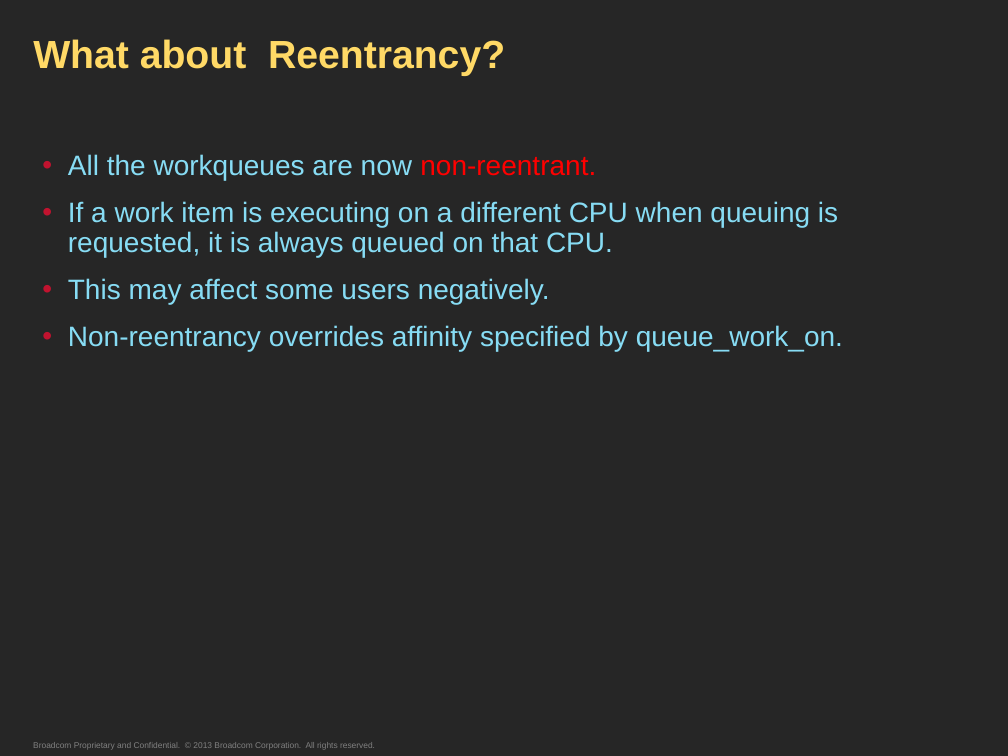
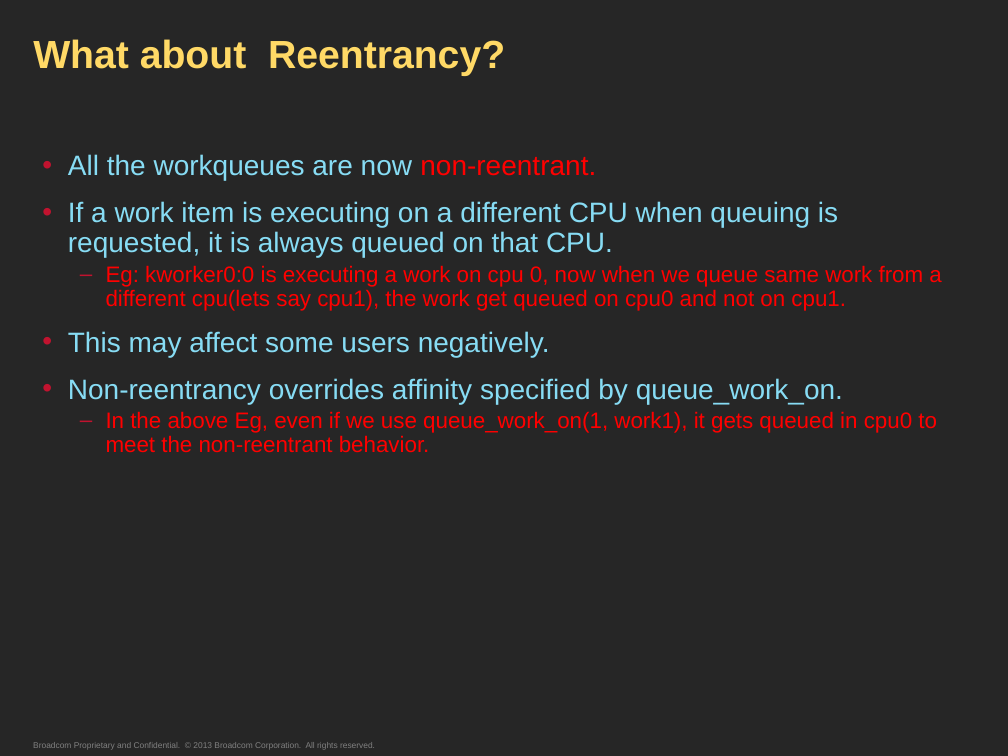
Before and after one commit to getarunks/ppts_n_notes, a slide deck: slide 16 of Kernel_WQs.pptx. Drawn at 1008x756 pixels with LibreOffice and Linux fonts; fonts in the diff are those of the drawing. Boxes give left, top, right and bottom in pixels: in the first picture for what was removed or moved away, otherwise in the second. Text is boxed around its words. In the diff, an @@ line names an element or a change of style, - is before the commit and + after.

```diff
--- a/Kernel_WQs.pptx
+++ b/Kernel_WQs.pptx
@@ text at (x1=106, y1=265, x2=941, y2=311): paragraph added @@
+  – Eg: kworker0:0 is executing a work on cpu 0, now when we queue same work from a different cpu(lets say cpu1), the work get queued on cpu0 and not on cpu1.
@@ text at (x1=106, y1=411, x2=937, y2=453): paragraph added @@
+  – In the above Eg, even if we use queue_work_on(1, work1), it gets queued in cpu0 to meet the non-reentrant behavior.
```
Also in this commit, not shown: 6 other slides changed.
